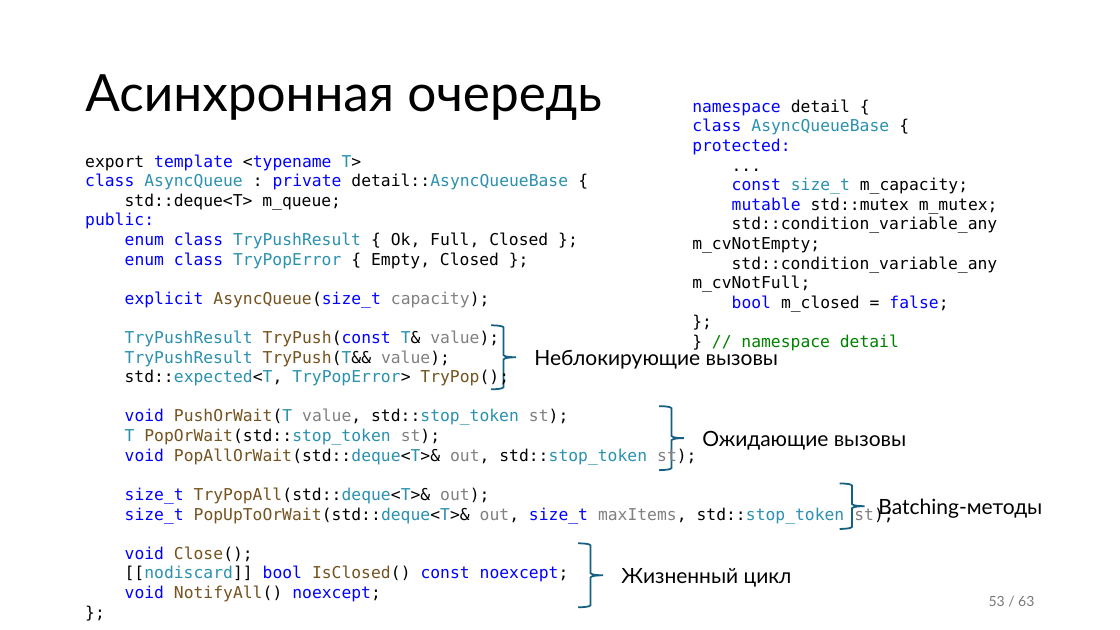
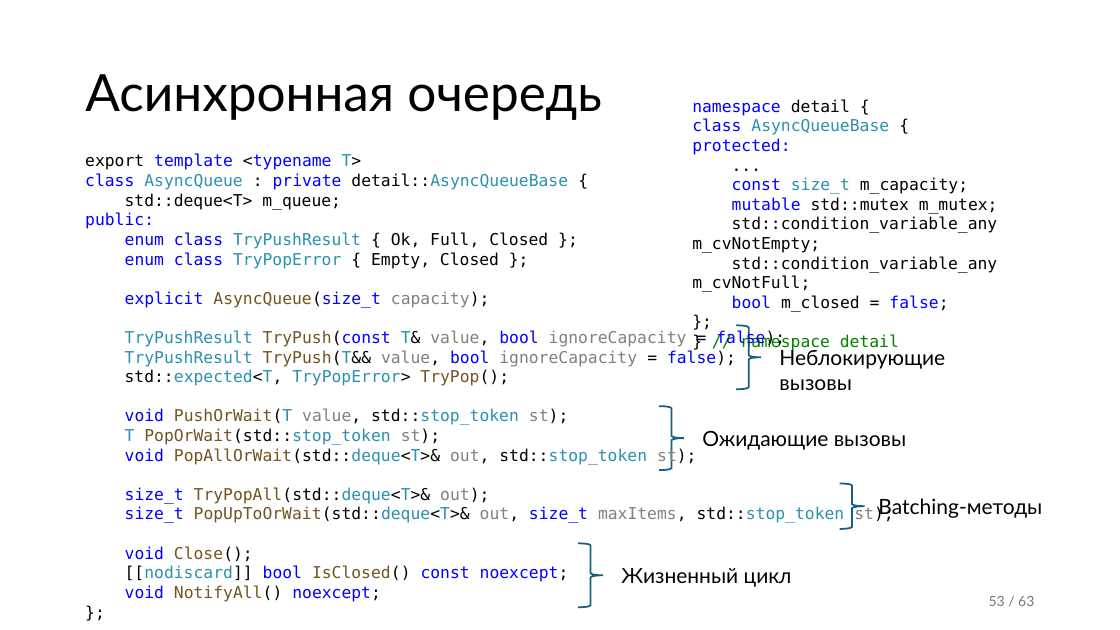
Before and after one commit to alexey-malov/ffmpeg-transcoder-demo, a slide deck: slide 53 of ffmpeg without pain.pptx. Drawn at 1120x630 pixels with LibreOffice and Linux fonts; fonts in the diff are those of the drawing. Boxes give left, top, right and bottom in pixels: in the first picture for what was removed or moved away, otherwise in the second. Text is boxed around its words. In the diff, an @@ line names an element or a change of style, - is before the commit and + after.

```diff
--- a/ffmpeg without pain.pptx
+++ b/ffmpeg without pain.pptx
@@ text at (125, 329, 785, 367): text changed; text colour #2B91AF to #808080 @@
-TryPushResult TryPush(const T& value);
-TryPushResult TryPush(T&& value);
+TryPushResult TryPush(const T& value, bool ignoreCapacity = false);
+TryPushResult TryPush(T&& value, bool ignoreCapacity = false);
@@ right brace: place and size @@
-right brace at (492, 325, 517, 389)
+right brace at (737, 325, 762, 389)
@@ text "Неблокирующие вызовы" rewrapped from (534, 347, 778, 369) to (779, 347, 945, 390) @@
```
Also in this commit, not shown: 1 other file.
